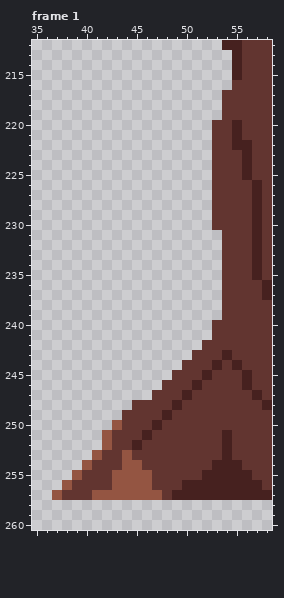
Pixel-art file, stored at Sprites/Grasslands.aseprite. Above: the version before the commit.
600x600 pixels, 5 frames. Colours within 5 levels of each other are drawn and written as one. Shown: frame 1: x 35..58, y 212..260. The old version is drawn lined up with the new one, on the new canvas. The commit also changed other frames or places, which this record leaves out.
And afterwards:
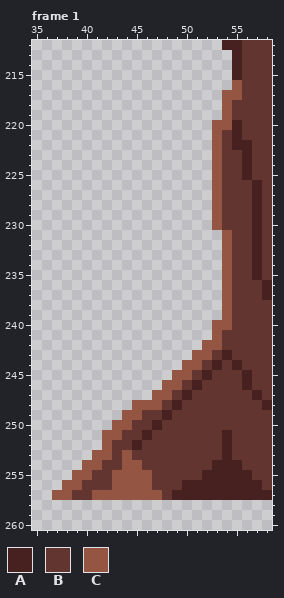
Palette (. is transparent): A #46211f  B #623530  C #945542
The edit:
canvas 600x600 -> 600x800
Frame 1:
y 216: x 55 B -> C
y 217: x 54..55 BB -> CC
y 218..219: x 54 B -> C
y 220: x 53..54 BB -> CC
y 221..230: x 53 B -> C
y 231..239: x 54 B -> C
y 240: x 53..54 BB -> CC
y 241: x 53 B -> C
y 242: x 52..53 BB -> CC
y 243: x 51..52 BB -> CC
y 244: x 50..51 BB -> CC
y 245: x 49..50 BB -> CC
y 246: x 48..49 BB -> CC
y 247: x 47..48 BB -> CC
y 248: x 45..47 BBB -> CCC
y 249: x 44..45 BB -> CC
y 250: x 44 B -> C
y 251: x 43 B -> C
y 253: x 42 B -> C
y 254: x 41 B -> C
y 255: x 40 B -> C
y 256: x 39 B -> C
y 257: x 38 B -> C
